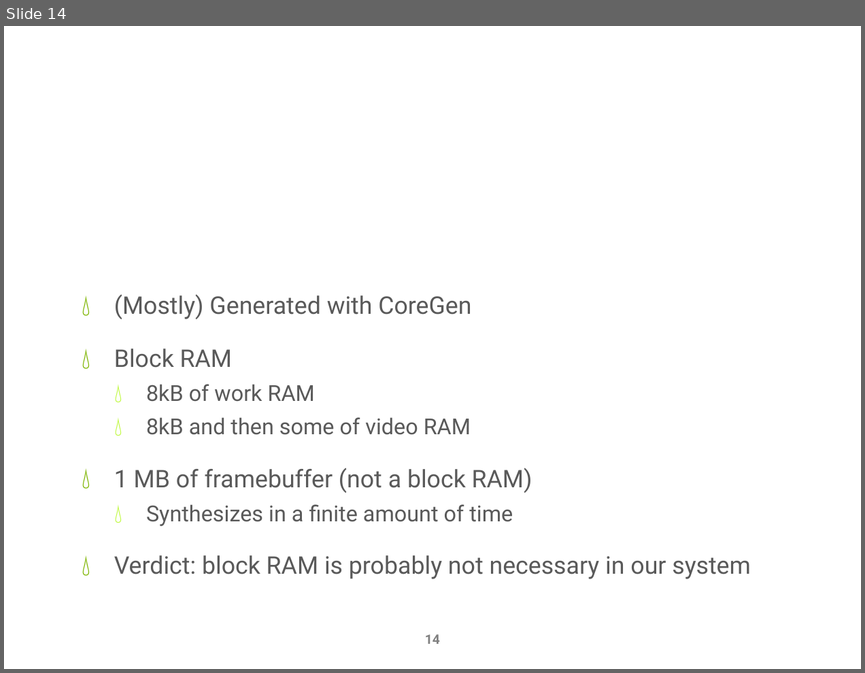
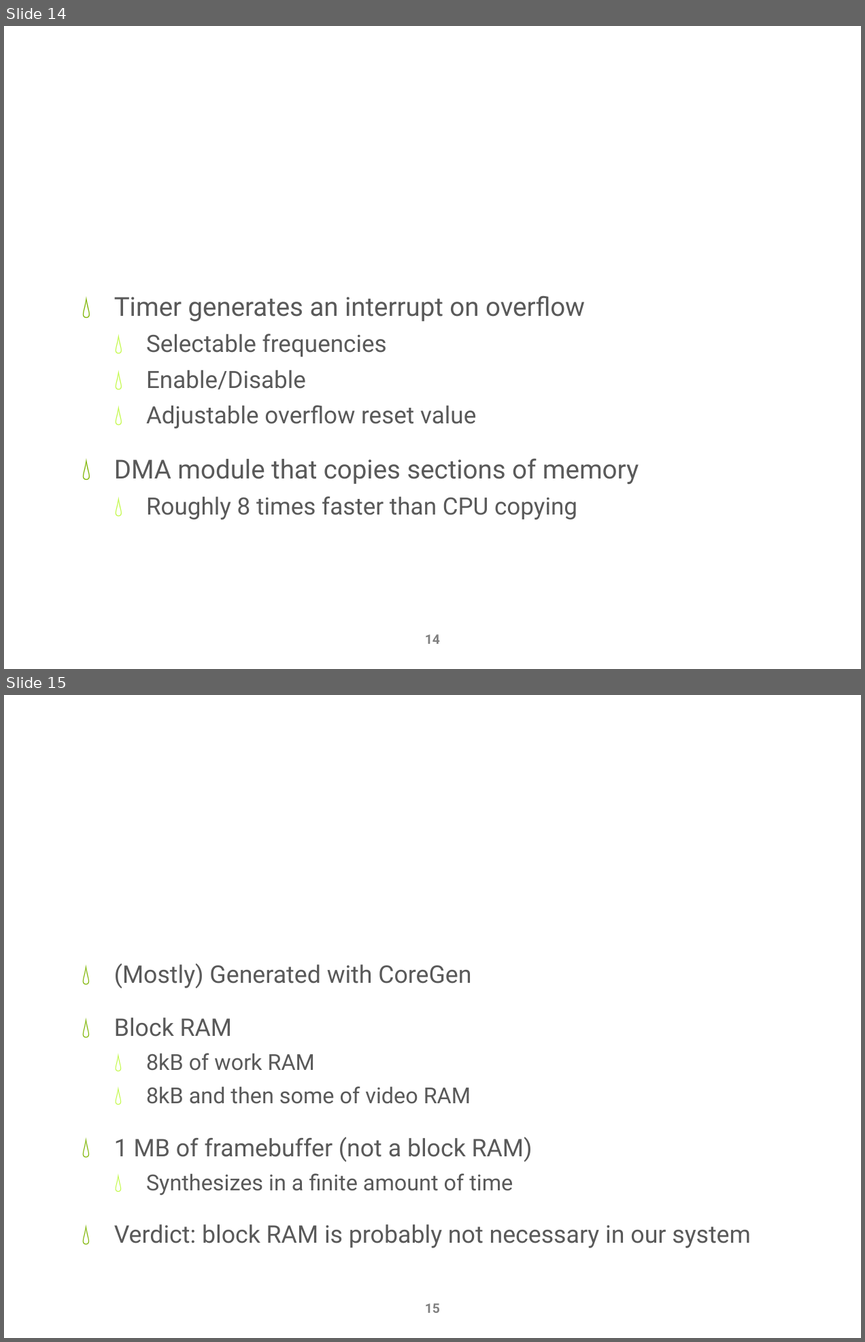
Before and after one commit to nightslide7/Gameboy, a slide deck: Meerkats_Presentation.pptx. Shown one above the other, each under a label of ours: slide 14 before the commit, slides 14 and 15 after it. The pictures are 865x673 and 865x1342 pixels, drawn with LibreOffice and Linux fonts; fonts in the diff are those of the drawing; background and template pictures are left out. Boxes give left, top, right and bottom in pixels: in the first picture for what was removed or moved away, otherwise in the second. Text is boxed around its words. In the diff, an @@ line names an element or a change of style, - is before the commit and + after.

Commit message:
updated presentation with timers/dma shit

```diff
--- a/Meerkats_Presentation.pptx
+++ b/Meerkats_Presentation.pptx
@@ slide 14 added at [4, 26, 861, 669], background picture (left out) @@
@@ text added at [114, 296, 638, 520], 20 pt, text #595959 @@
+💧 Timer generates an interrupt on overflow
+  💧 Selectable frequencies
+  💧 Enable/Disable
+  💧 Adjustable overflow reset value
+💧 DMA module that copies sections of memory
+  💧 Roughly 8 times faster than CPU copying
@@ title added at [114, 459, 171, 478], 46 pt, text #FFFFFF @@
+Timers/DMA
@@ page number added at [425, 634, 440, 643], 11 pt, text #808080, bold @@
+14
@@ what was slide 14 is now slide 15 @@
@@ page number at [425, 1303, 440, 1312]: text changed @@
-14
+15
```
